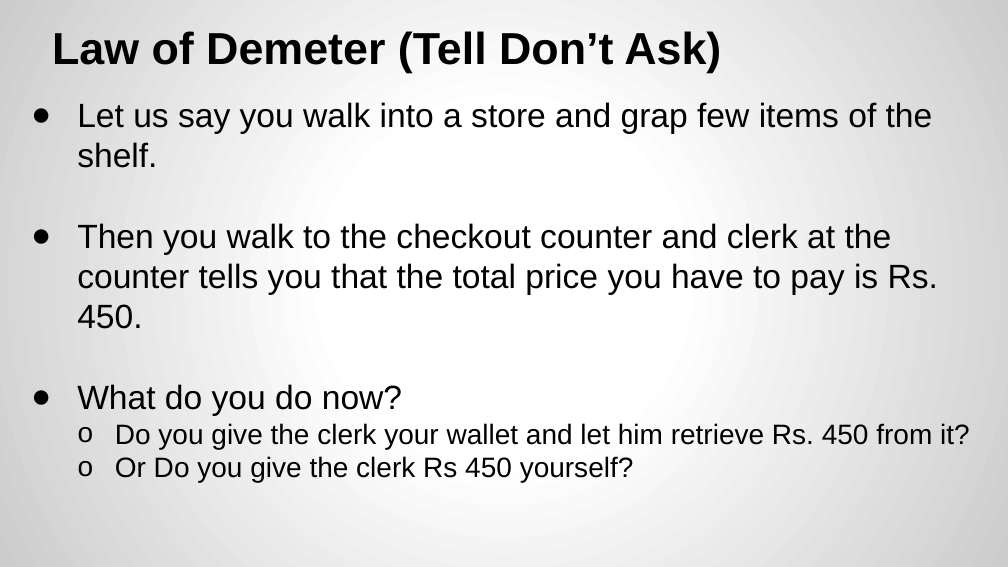
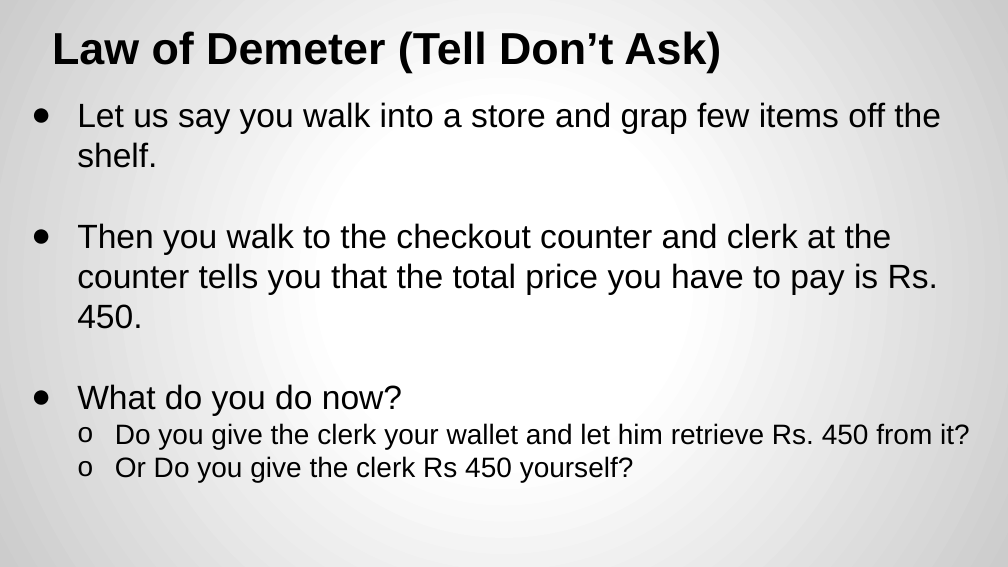
Before and after one commit to yogeshrnaik/presentations, a slide deck: slide 49 of Software Design Principles.pptx. Drawn at 1008x567 pixels with LibreOffice and Linux fonts; fonts in the diff are those of the drawing. Boxes give left, top, right and bottom in pixels: in the first picture for what was removed or moved away, otherwise in the second. Text is boxed around its words. In the diff, an @@ line names an element or a change of style, - is before the commit and + after.

Commit message:
changes

```diff
--- a/Software Design Principles.pptx
+++ b/Software Design Principles.pptx
@@ text at bbox=[77, 102, 941, 168]: text changed @@
-● Let us say you walk into a store and grap few items of the shelf.
+● Let us say you walk into a store and grap few items off the shelf.
```
Also in this commit, not shown: 1 other slide changed.
